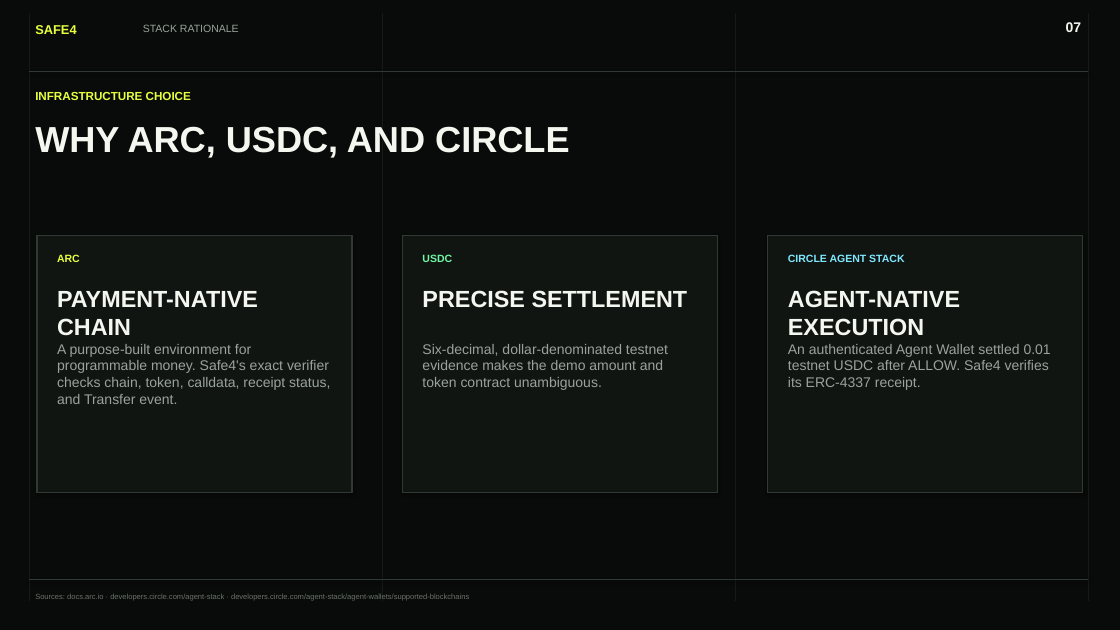
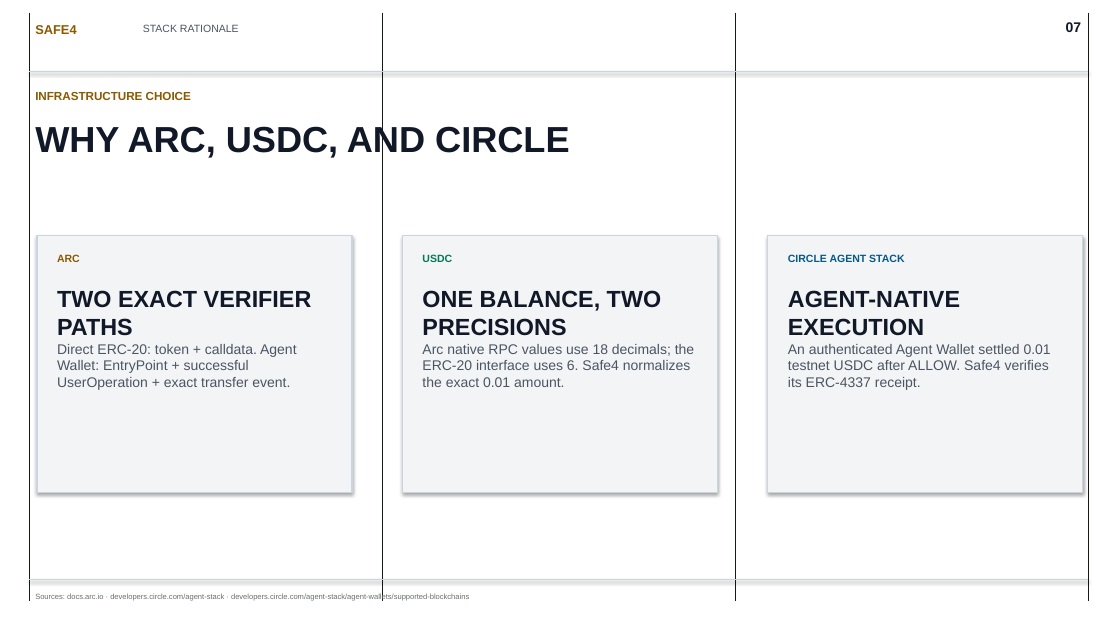
Before and after one commit to Safe4AI/safe4-arc-demo, a slide deck: slide 7 of artifacts/Safe4_Encode_Arc_Deck.pptx. Drawn at 1120x630 pixels with LibreOffice and Linux fonts; fonts in the diff are those of the drawing. Boxes give left, top, right and bottom in pixels: in the first picture for what was removed or moved away, otherwise in the second. Text is boxed around its words. In the diff, an @@ line names an element or a change of style, - is before the commit and + after.

Commit message:
Align final Circle evidence and deck visibility

```diff
--- a/artifacts/Safe4_Encode_Arc_Deck.pptx
+++ b/artifacts/Safe4_Encode_Arc_Deck.pptx
@@ background #090B0A to #FFFFFF @@
@@ text "STACK RATIONALE" at (x1=143, y1=24, x2=239, y2=32): text colour #99A39A to #4B5563 @@
@@ line (29, 71) - (1088, 71): stroke #313A32 0.8 pt to #CBD5E1 0.8 pt @@
@@ fill #111512 to #F3F4F6; outline #313A32 1 pt to #CBD5E1 1 pt in 3 elements at (x1=37, y1=235, x2=352, y2=492), (x1=402, y1=235, x2=718, y2=492), (x1=768, y1=235, x2=1083, y2=492) @@
@@ text colour #E8FF3F to #8A5A00 in 3 elements at (x1=35, y1=25, x2=76, y2=34), (x1=35, y1=92, x2=191, y2=100), (x1=57, y1=254, x2=80, y2=262) @@
@@ text "USDC" at (x1=422, y1=254, x2=452, y2=262): text colour #70F6A5 to #047857 @@
@@ text "CIRCLE AGENT STACK" at (x1=788, y1=254, x2=904, y2=262): text colour #7FE8FF to #075985 @@
@@ text at (x1=57, y1=290, x2=312, y2=336): text changed; text colour #F4F6F0 to #111827 @@
-PAYMENT-NATIVE CHAIN
+TWO EXACT VERIFIER PATHS
@@ text at (x1=422, y1=290, x2=661, y2=336): text changed; text colour #F4F6F0 to #111827 @@
-PRECISE SETTLEMENT
+ONE BALANCE, TWO PRECISIONS
@@ text colour #F4F6F0 to #111827 in 3 elements at (x1=1066, y1=22, x2=1082, y2=32), (x1=35, y1=123, x2=569, y2=158), (x1=788, y1=290, x2=960, y2=336) @@
@@ text at (x1=57, y1=344, x2=296, y2=390): text changed; text colour #99A39A to #4B5563 @@
-A purpose-built environment for programmable money. Safe4's exact verifier checks chain, token, calldata, receipt status, and Transfer event.
+Direct ERC-20: token + calldata. Agent Wallet: EntryPoint + successful UserOperation + exact transfer event.
@@ text at (x1=422, y1=344, x2=694, y2=387): text changed; text colour #99A39A to #4B5563 @@
-Six-decimal, dollar-denominated testnet evidence makes the demo amount and token contract unambiguous.
+Arc native RPC values use 18 decimals; the ERC-20 interface uses 6. Safe4 normalizes the exact 0.01 amount.
@@ text "An authenticated Agent Wallet settled ..." at (x1=788, y1=344, x2=1051, y2=390): text colour #99A39A to #4B5563 @@
@@ line (29, 580) - (1088, 580): stroke #313A32 0.8 pt to #CBD5E1 0.8 pt @@
```
Also in this commit, not shown: 9 other slides changed, 9 other files.
